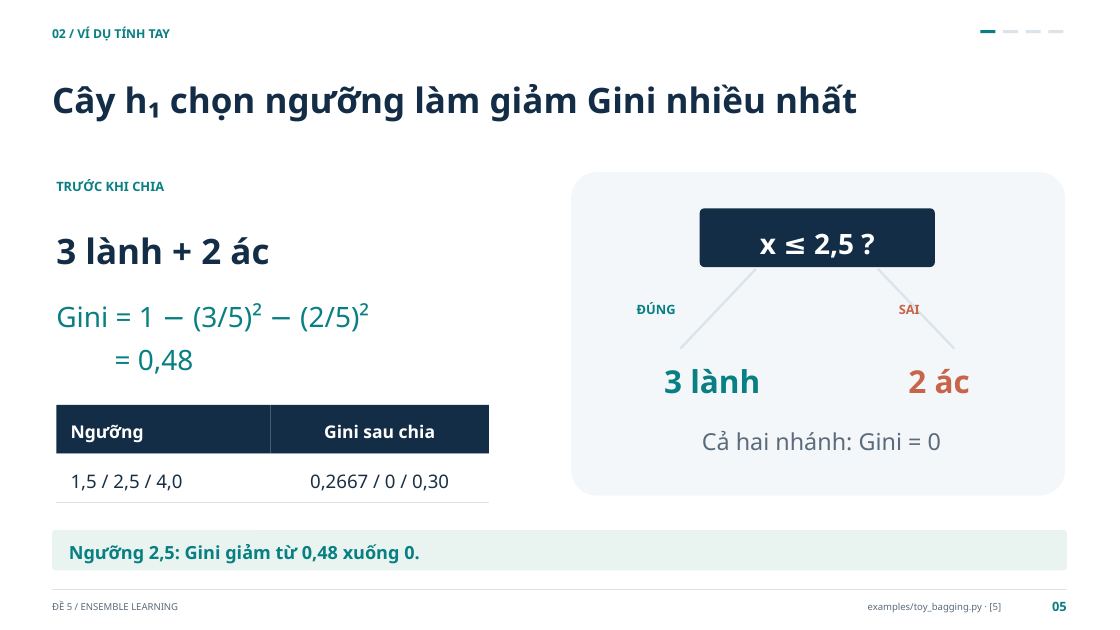
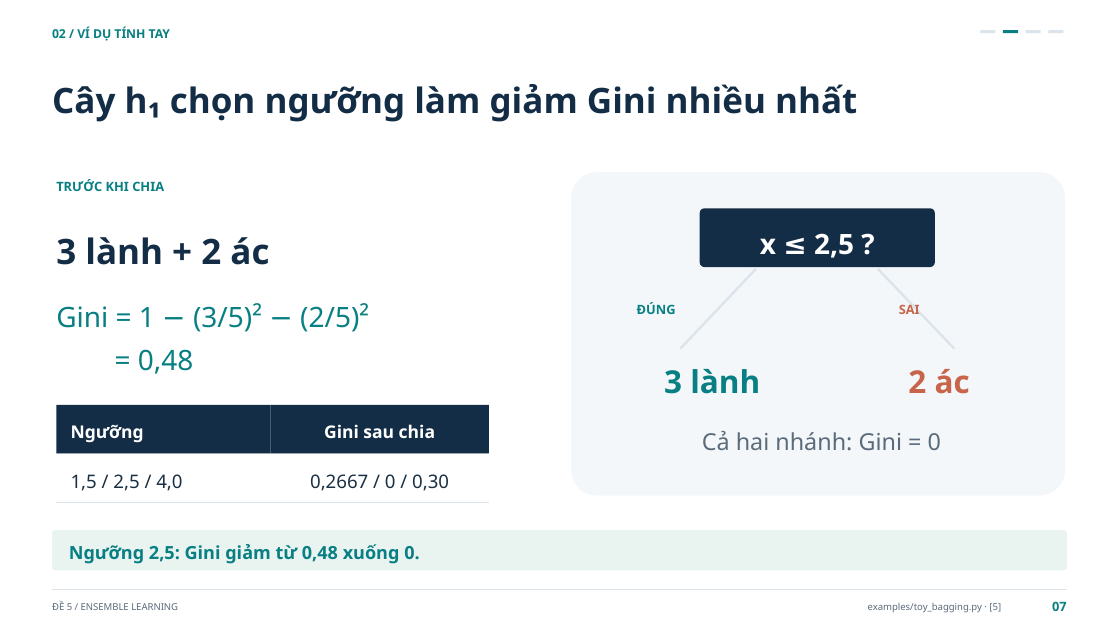
Before and after one commit to Huyngaongow/hocmaygk, a slide deck: slide 7 of De_5_Ensemble_Learning.pptx (slide 5 before the commit). Drawn at 1120x630 pixels with LibreOffice and Linux fonts; fonts in the diff are those of the drawing. Boxes give left, top, right and bottom in pixels: in the first picture for what was removed or moved away, otherwise in the second. Text is boxed around its words. In the diff, an @@ line names an element or a change of style, - is before the commit and + after.

```diff
--- a/De_5_Ensemble_Learning.pptx
+++ b/De_5_Ensemble_Learning.pptx
@@ rectangle at [981,30,996,34]: fill #087F82 to #DCE4EB @@
@@ rectangle at [1003,30,1018,34]: fill #DCE4EB to #087F82 @@
@@ text at [1052,601,1067,611]: text changed @@
-05
+07
```
Also in this commit, not shown: 22 other slides changed, 4 slides added, 1 slide removed, 25 other files.
